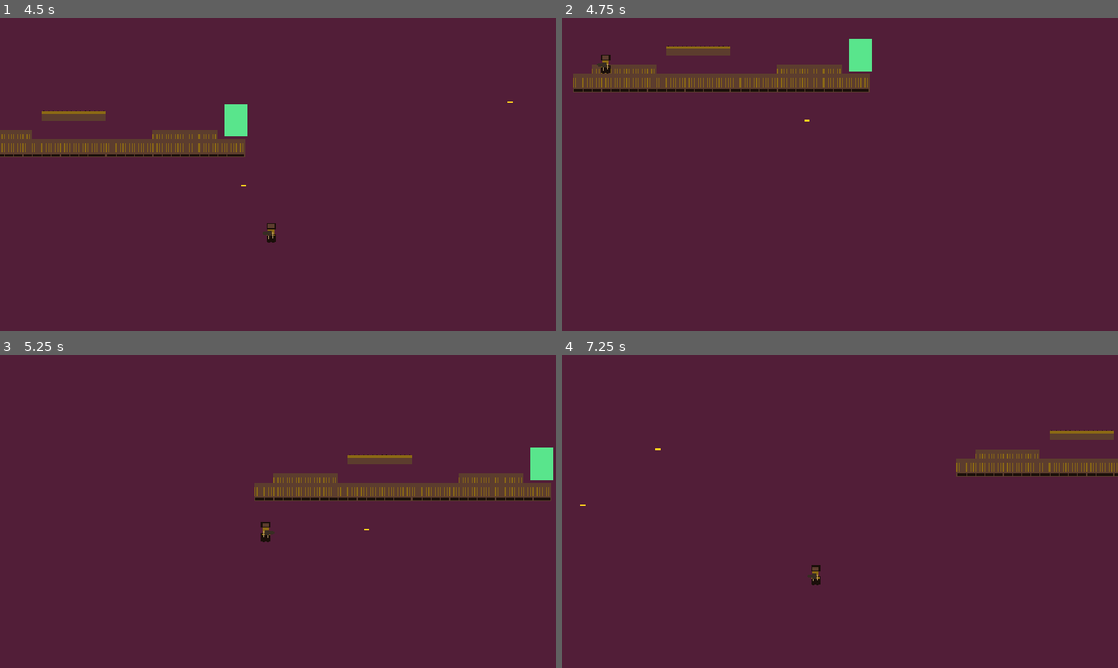
Above: before the commit, frames 1-4 (two rows, left to right).
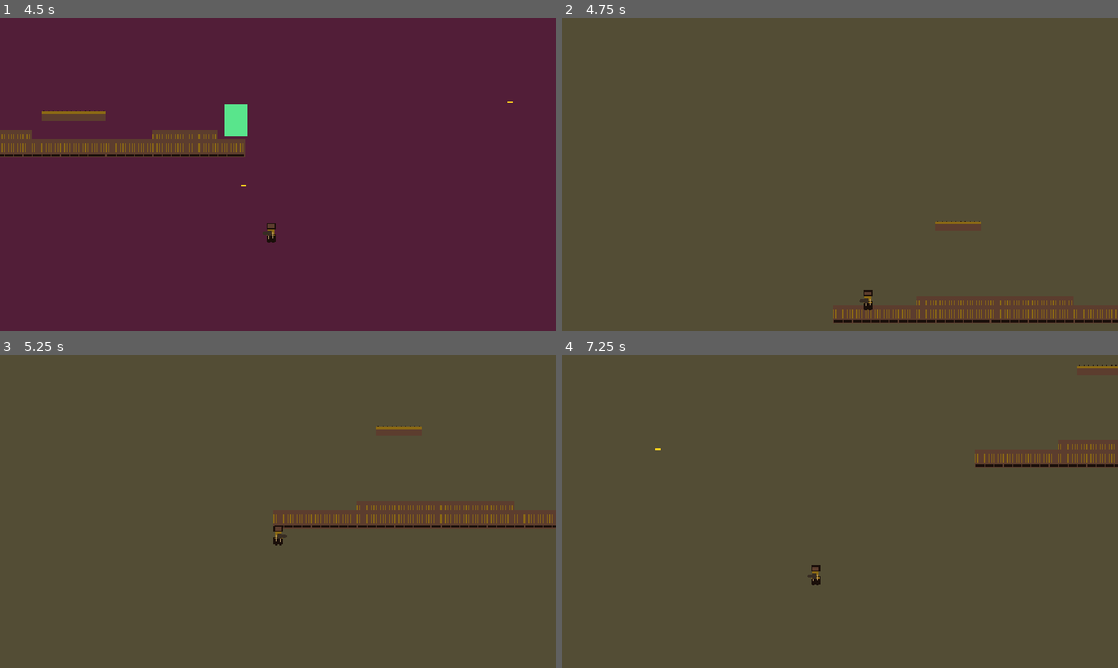
Above: after the commit, the same moments.

Repository: pedrobelmino/godot-lampiao-souls
Game: Godot game, scene res://scenes/stages/stage_02.tscn
Two runs of this game, one before a commit and one after it. Both use one fixed random seed, a clock stepped at 60 frames per second and the inputs below. This scene is started directly instead of the project's main scene.
Inputs:
- Up to frame 1 (4.5 s): hold Right (move_right) 0.53-2.03 s; tap Space (jump) at 0.6, 0.77, 1.07, 1.52, 1.55, 1.82, 2.1, 3.02, 3.05, 3.32, 3.6, 3.77, 4.07 s; tap X (shoot) at 1.35, 2.85, 4.35 s; hold Left (move_left) 2.03-2.78 s; hold Right (move_right) 2.78-4.28 s; hold Left (move_left) from 4.28 s (still down)
- Up to frame 2 (4.75 s): keep holding Left (move_left); tap Space (jump) at 4.52, 4.55 s
- Up to frame 3 (5.25 s): tap Space (jump) at 4.82, 5.1 s; release Left (move_left) at 5.03 s; hold Right (move_right) from 5.03 s (still down)
- Up to frame 4 (7.25 s): release Right (move_right) at 5.78 s; hold Left (move_left) from 5.78 s (still down); tap X (shoot) at 5.85 s; tap Space (jump) at 6.02, 6.05, 6.32, 6.6, 6.77, 7.07 s

Frame 1 is identical in both runs. In frame 2, 97% of the frame differs, in the area x 0-100%, y 0-100%; in frame 3, 97%; in frame 4, 98%.

Commit message:
feat: policial na fase 1, pulo sobre obstáculos e reset na fase 1
Adiciona oponente policial que persegue o jogador com cacetete, detecta
paredes com RayCast2D e pula obstáculos baixos. Inclui degrau no mapa da
stage 1 e camada física enemy. Morte ou queda recarrega a cena da fase 1
para restaurar posições iniciais do jogador e dos inimigos.

Made-with: Cursor

Diff:
--- a/project.godot
+++ b/project.godot
@@ -56,6 +56,7 @@
 2d_physics/layer_1="player"
 2d_physics/layer_2="world"
 2d_physics/layer_3="projectile"
+2d_physics/layer_4="enemy"
 
 [rendering]
 
--- /dev/null
+++ b/scenes/police_enemy.tscn
@@ -0,0 +1,52 @@
+[gd_scene load_steps=4 format=3 uid="uid://police_enemy01"]
+
+[ext_resource type="Script" path="res://scripts/police_enemy.gd" id="1"]
+
+[sub_resource type="RectangleShape2D" id="RectangleShape2D_body"]
+size = Vector2(18, 28)
+
+[sub_resource type="RectangleShape2D" id="RectangleShape2D_hurt"]
+size = Vector2(24, 34)
+
+[node name="PoliceEnemy" type="CharacterBody2D"]
+collision_layer = 8
+collision_mask = 2
+script = ExtResource("1")
+
+[node name="CollisionShape2D" type="CollisionShape2D" parent="."]
+position = Vector2(0, -14)
+shape = SubResource("RectangleShape2D_body")
+
+[node name="WallProbe" type="RayCast2D" parent="."]
+position = Vector2(0, -12)
+target_position = Vector2(44, 0)
+collision_mask = 2
+
+[node name="Visual" type="Node2D" parent="."]
+position = Vector2(0, -16)
+
+[node name="Body" type="Polygon2D" parent="Visual"]
+color = Color(0.16, 0.32, 0.72, 1)
+polygon = PackedVector2Array(-9, -10, 9, -10, 9, 10, -9, 10)
+
+[node name="Belt" type="Polygon2D" parent="Visual"]
+color = Color(0.08, 0.08, 0.1, 1)
+polygon = PackedVector2Array(-9, 4, 9, 4, 9, 7, -9, 7)
+
+[node name="Cap" type="Polygon2D" parent="Visual"]
+color = Color(0.1, 0.1, 0.12, 1)
+polygon = PackedVector2Array(-8, -14, 8, -14, 8, -10, -8, -10)
+
+[node name="Baton" type="Node2D" parent="Visual"]
+position = Vector2(11, -2)
+
+[node name="Stick" type="Polygon2D" parent="Visual/Baton"]
+color = Color(0.24, 0.19, 0.14, 1)
+polygon = PackedVector2Array(0, -3, 20, -2, 20, 2, 0, 3)
+
+[node name="Hurtbox" type="Area2D" parent="."]
+collision_mask = 1
+
+[node name="CollisionShape2D" type="CollisionShape2D" parent="Hurtbox"]
+position = Vector2(0, -14)
+shape = SubResource("RectangleShape2D_hurt")
--- a/scenes/stages/stage_01.tscn
+++ b/scenes/stages/stage_01.tscn
@@ -4,6 +4,7 @@
 [ext_resource type="Script" uid="uid://b0tadrf587noh" path="res://scripts/stage_01.gd" id="2"]
 [ext_resource type="Script" uid="uid://crooyyk8ssec4" path="res://scripts/goal.gd" id="3"]
 [ext_resource type="Script" uid="uid://bsmnlxbhujkf2" path="res://scripts/kill_zone.gd" id="4"]
+[ext_resource type="PackedScene" uid="uid://police_enemy01" path="res://scenes/police_enemy.tscn" id="5"]
 
 [sub_resource type="RectangleShape2D" id="RectangleShape2D_kill"]
 size = Vector2(1965, 120)
@@ -31,6 +32,9 @@
 
 [node name="Player" parent="." unique_id=761132829 instance=ExtResource("1")]
 
+[node name="PoliceEnemy" parent="." instance=ExtResource("5")]
+position = Vector2(820, 240)
+
 [node name="KillZone" type="Area2D" parent="." unique_id=2068579380]
 position = Vector2(480, 620)
 script = ExtResource("4")
--- a/scripts/player.gd
+++ b/scripts/player.gd
@@ -6,8 +6,8 @@
 const SHOOT_COOLDOWN := 0.22
 
 const BULLET_SCENE := preload("res://scenes/bullet.tscn")
+const FIRST_STAGE := "res://scenes/stages/stage_01.tscn"
 
-var _spawn_global: Vector2
 var _anim_t := 0.0
 var _shoot_cd := 0.0
 
@@ -66,10 +66,5 @@
 		parent_node.add_child(b)
 
 
-func notify_spawn_from_stage() -> void:
-	_spawn_global = global_position
-
-
 func reset_to_spawn() -> void:
-	velocity = Vector2.ZERO
-	global_position = _spawn_global
+	get_tree().change_scene_to_file(FIRST_STAGE)
--- /dev/null
+++ b/scripts/police_enemy.gd
@@ -0,0 +1,58 @@
+extends CharacterBody2D
+
+const MOVE_SPEED := 52.0
+const GRAVITY := 1050.0
+const JUMP_VELOCITY := -400.0
+const WALL_PROBE_LEN := 44.0
+const JUMP_COOLDOWN := 0.38
+const BATON_SWING_AMP := 0.42
+
+@onready var _visual: Node2D = $Visual
+@onready var _baton: Node2D = $Visual/Baton
+@onready var _wall_probe: RayCast2D = $WallProbe
+
+var _anim_t := 0.0
+var _jump_cd := 0.0
+
+
+func _ready() -> void:
+	var hb := get_node_or_null(^"Hurtbox") as Area2D
+	if hb:
+		hb.body_entered.connect(_on_hurtbox_body_entered)
+
+
+func _physics_process(delta: float) -> void:
+	if _jump_cd > 0.0:
+		_jump_cd -= delta
+
+	var player := get_tree().get_first_node_in_group(&"player") as Node2D
+	var dir := 0.0
+	if player:
+		var dx := player.global_position.x - global_position.x
+		dir = signf(dx)
+		velocity.x = dir * MOVE_SPEED
+		if _visual:
+			_visual.scale.x = -1.0 if dx < 0.0 else 1.0
+	else:
+		velocity.x = 0.0
+
+	if is_on_floor() and dir != 0.0 and _jump_cd <= 0.0 and _wall_probe:
+		_wall_probe.target_position = Vector2(dir * WALL_PROBE_LEN, 0.0)
+		_wall_probe.force_raycast_update()
+		if _wall_probe.is_colliding():
+			velocity.y = JUMP_VELOCITY
+			_jump_cd = JUMP_COOLDOWN
+
+	velocity.y += GRAVITY * delta
+	move_and_slide()
+
+	_anim_t += delta
+	if _baton:
+		_baton.rotation = sin(_anim_t * 6.5) * BATON_SWING_AMP
+
+
+func _on_hurtbox_body_entered(body: Node2D) -> void:
+	if not body.is_in_group(&"player"):
+		return
+	if body.has_method(&"reset_to_spawn"):
+		body.reset_to_spawn()
--- a/scripts/sertao_stage_base.gd
+++ b/scripts/sertao_stage_base.gd
@@ -58,5 +58,3 @@
 			float(spawn_tile.x) * cell.x + cell.x * 0.5,
 			float(spawn_tile.y) * cell.y
 		)
-		if p.has_method(&"notify_spawn_from_stage"):
-			p.notify_spawn_from_stage()
--- a/scripts/stage_01.gd
+++ b/scripts/stage_01.gd
@@ -21,6 +21,6 @@
 ............................................................................
 ............................................................................
 ............................................................................
-.........gggggggggggggggg...................................................
+.........gggggggggggggggg.......................ggg.........................
 gggggggggggggggggggggggggggggggggggggggggggggggggggggggggggggg..............
 """
Not shown, added: scripts/police_enemy.gd.uid
